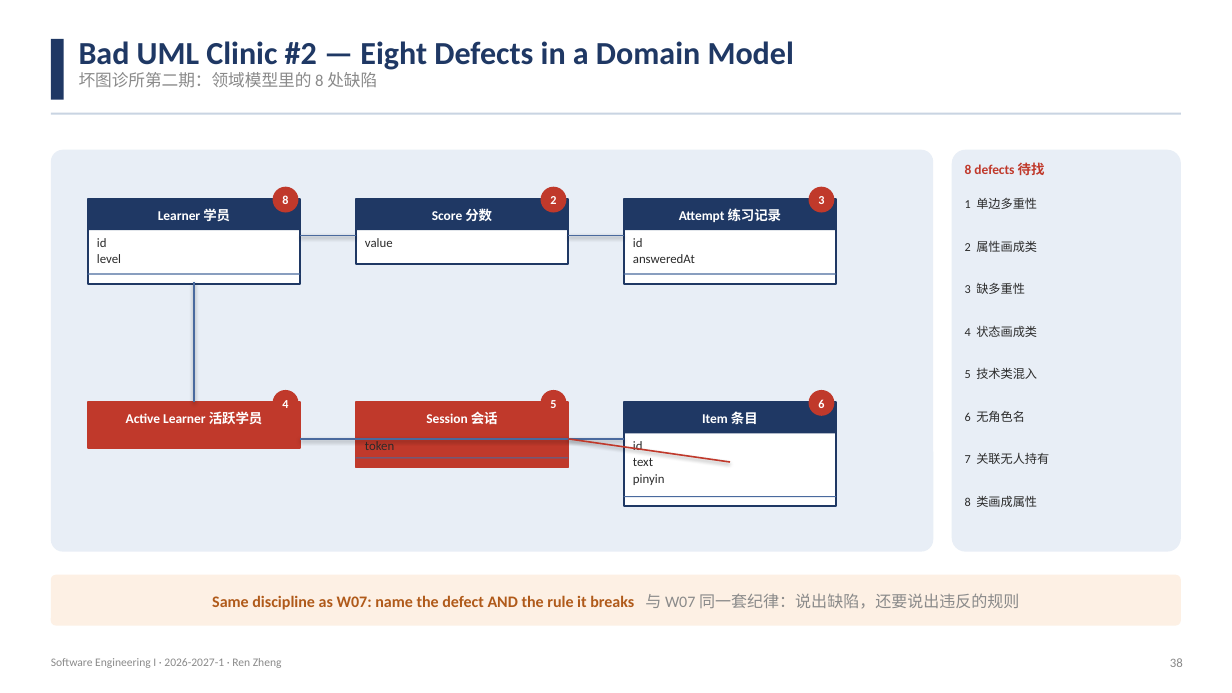
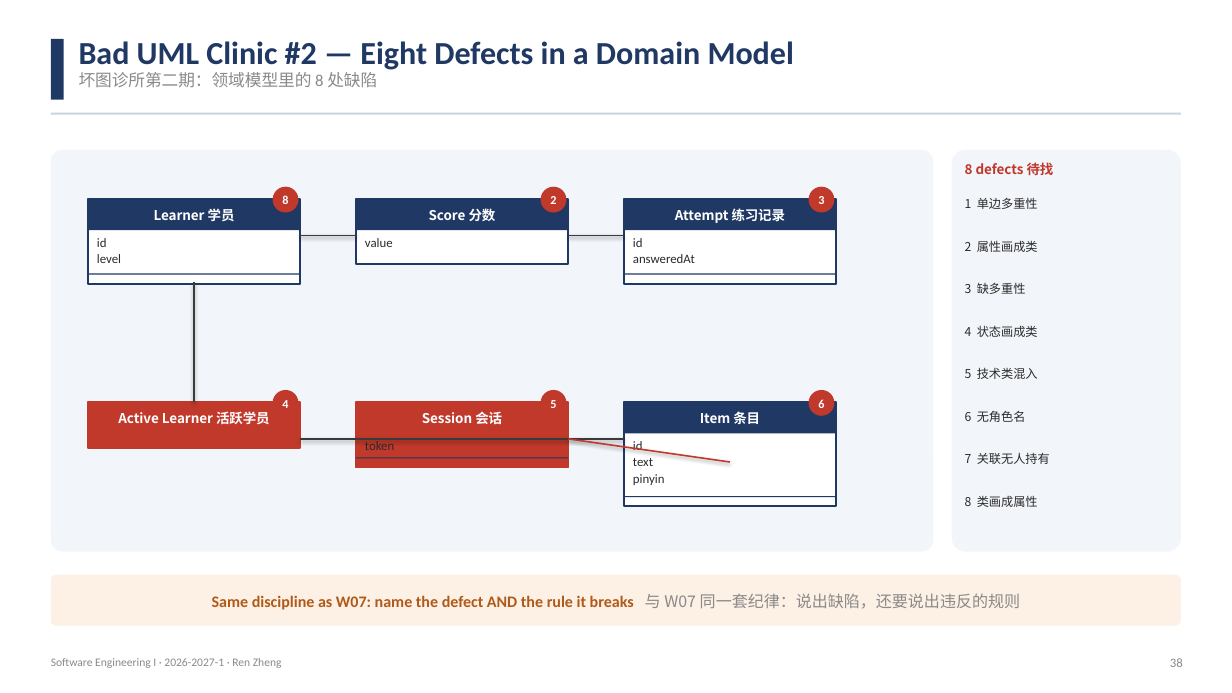
Before and after one commit to klausren/software-engineering-course, a slide deck: slide 38 of 01-slides/W09-Requirements-Modeling-Domain-Model.pptx. Drawn at 1232x693 pixels with LibreOffice and Linux fonts; fonts in the diff are those of the drawing. Boxes give left, top, right and bottom in pixels: in the first picture for what was removed or moved away, otherwise in the second. Text is boxed around its words. In the diff, an @@ line names an element or a change of style, - is before the commit and + after.

```diff
--- a/01-slides/W09-Requirements-Modeling-Domain-Model.pptx
+++ b/01-slides/W09-Requirements-Modeling-Domain-Model.pptx
@@ rounded rectangle at (51, 150, 933, 552): fill #E8EEF6 to #F2F5FA @@
@@ rounded rectangle at (952, 150, 1181, 552): fill #E8EEF6 to #F2F5FA @@
@@ line (300, 236) - (356, 236): stroke #4A6A9E 1.25 pt to #3A3A3A 1.25 pt @@
@@ line (568, 236) - (624, 236): stroke #4A6A9E 1.25 pt to #3A3A3A 1.25 pt @@
@@ fill #4A6A9E to #1F3864 in 4 elements at (624, 274, 836, 274), (356, 457, 568, 458), (624, 496, 836, 497), (88, 274, 300, 274) @@
@@ line (194, 282) - (194, 402): stroke #4A6A9E 1.25 pt to #3A3A3A 1.25 pt @@
@@ line (300, 439) - (624, 439): stroke #4A6A9E 1.25 pt to #3A3A3A 1.25 pt @@
@@ font Calibri to Noto Sans CJK SC in 15 elements at (154, 208, 235, 221), (429, 208, 496, 221), (675, 208, 786, 223), (118, 411, 270, 424), (422, 411, 502, 424), (700, 411, 760, 424), (965, 162, 1054, 175), (965, 198, 1038, 209), (965, 241, 1038, 252), (965, 283, 1026, 294), (965, 326, 1038, 337), (965, 368, 1038, 379), (965, 411, 1026, 422), (965, 453, 1050, 464), (965, 496, 1038, 507) @@
@@ text "Same discipline as W07: name ..." at (212, 593, 1020, 610): font Calibri to Noto Sans CJK SC in "与 W07 同一套纪律：说出缺陷，还要说出违反的规则" @@
```
Also in this commit, not shown: 3 other slides changed, 2 other files.
